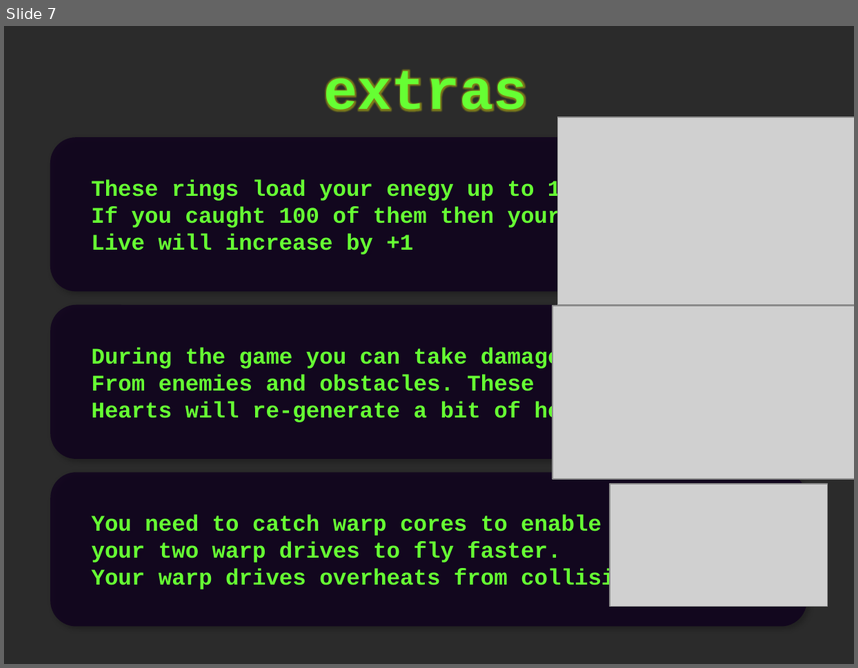
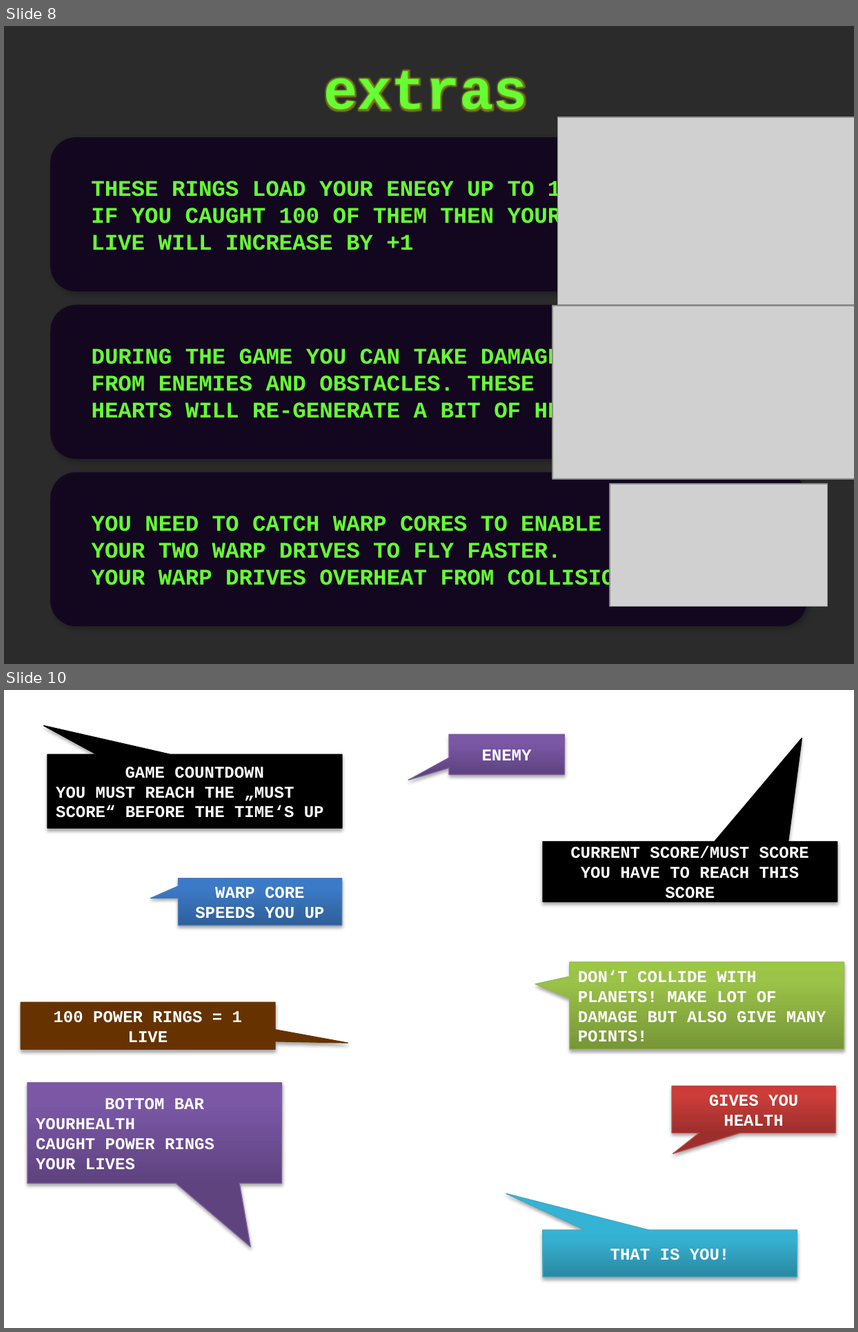
Before and after one commit to srad/SpaceBIT, a slide deck: handbook/SpaceBIT - Handbook.pptx. Shown one above the other, each under a label of ours: slide 7 before the commit, slides 8 and 10 after it; the slides between them are not shown. The pictures are 858x668 and 858x1332 pixels, drawn with LibreOffice and Linux fonts; fonts in the diff are those of the drawing; grey boxes stand for pictures; background and template pictures are left out; a plain dark background stands for a picture behind light text. Boxes give left, top, right and bottom in pixels: in the first picture for what was removed or moved away, otherwise in the second. Text is boxed around its words. In the diff, an @@ line names an element or a change of style, - is before the commit and + after.

Commit message:
* Proper set up of almost all screens, model screen is missing * Load screen now shown first before game actually starts loading

```diff
--- a/handbook/SpaceBIT - Handbook.pptx
+++ b/handbook/SpaceBIT - Handbook.pptx
@@ slide 10 added at [4,690,854,1328], background picture (left out) @@
@@ speech box added at [450,734,565,774], fill gradient #5F4480 to #7B58A6 to #7C57A8, outline #7D60A0 0.75 pt, 14 pt, text #FFFFFF, bold @@
+ENEMY
@@ speech box added at [47,755,341,829], fill #000000, outline #000000 0.75 pt, 14 pt, text #FFFFFF, bold @@
+GAME COUNTDOWN
+YOU MUST REACH THE „MUST SCORE“ BEFORE THE TIME‘S UP
@@ speech box added at [543,841,837,902], fill #000000, outline #000000 0.75 pt, 14 pt, text #FFFFFF, bold @@
+CURRENT SCORE/MUST SCORE
+YOU HAVE TO REACH THIS SCORE
@@ speech box added at [179,878,342,925], fill gradient #2F5F99 to #3D7CC7 to #3A7CCB, outline #4B7EBC 0.75 pt, 14 pt, text #FFFFFF, bold @@
+WARP CORE SPEEDS YOU UP
@@ speech box added at [569,962,844,1049], fill gradient #779737 to #9BC348 to #9DC746, outline #98B955 0.75 pt, 14 pt, text #FFFFFF, bold @@
+DON‘T COLLIDE WITH PLANETS! MAKE LOT OF DAMAGE BUT ALSO GIVE MANY POINTS!
@@ speech box added at [21,1002,275,1049], fill #663300, outline #663300 0.75 pt, 14 pt, text #FFFFFF, bold @@
+100 POWER RINGS = 1 LIVE
@@ speech box added at [27,1083,282,1183], fill gradient #5F4480 to #7B58A6 to #7C57A8, outline #7D60A0 0.75 pt, 14 pt, text #FFFFFF, bold @@
+BOTTOM BAR
+YOURHEALTH
+CAUGHT POWER RINGS
+YOUR LIVES
@@ speech box added at [672,1086,836,1133], fill gradient #9C2F2D to #CB3E3A to #CE3B37, outline #BF4C48 0.75 pt, 14 pt, text #FFFFFF, bold @@
+GIVES YOU HEALTH
@@ speech box added at [543,1230,797,1276], fill gradient #2A88A2 to #37B1D2 to #34B4D6, outline #46AAC5 0.75 pt, 14 pt, text #FFFFFF, bold @@
+THAT IS YOU!
@@ what was slide 7 is now slide 8 @@
@@ slide 8 changed as well @@
@@ text in rounded rectangle at [91,180,588,250]: text changed @@
-These rings load your enegy up to 100
-If you caught 100 of them then your
-Live will increase by +1
+THESE RINGS LOAD YOUR ENEGY UP TO 100
+IF YOU CAUGHT 100 OF THEM THEN YOUR
+LIVE WILL INCREASE BY +1
@@ text in rounded rectangle at [92,347,628,423]: text changed @@
-During the game you can take damage
-From enemies and obstacles. These
-Hearts will re-generate a bit of health.
+DURING THE GAME YOU CAN TAKE DAMAGE
+FROM ENEMIES AND OBSTACLES. THESE
+HEARTS WILL RE-GENERATE A BIT OF HEALTH.
@@ text in rounded rectangle at [92,515,655,591]: text changed @@
-You need to catch warp cores to enable
-your two warp drives to fly faster.
-Your warp drives overheats from collisions.
+YOU NEED TO CATCH WARP CORES TO ENABLE
+YOUR TWO WARP DRIVES TO FLY FASTER.
+YOUR WARP DRIVES OVERHEAT FROM COLLISIONS.
```
Also in this commit, not shown: 7 other slides changed, 2 other slides added, 35 other files.
